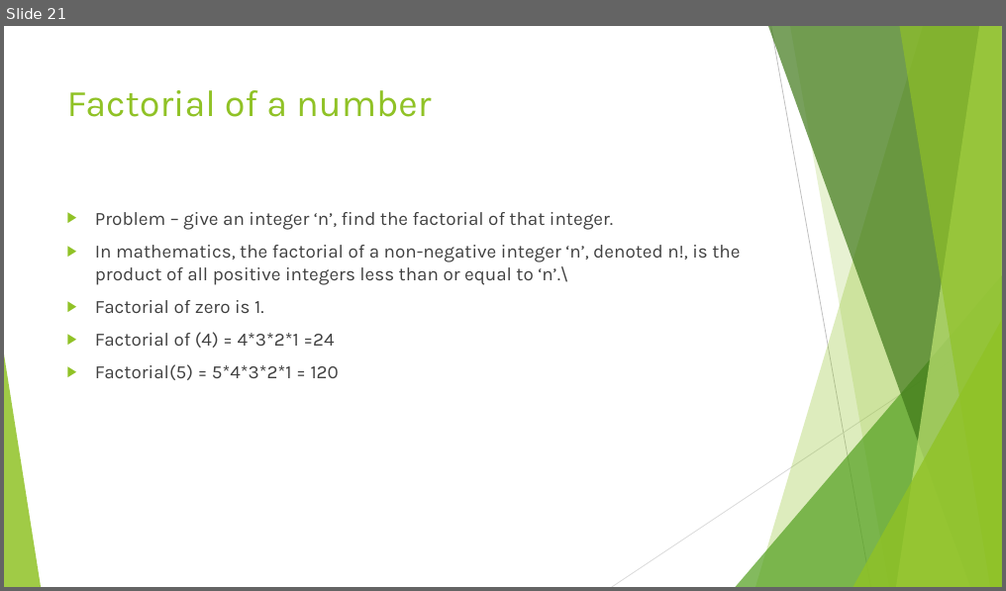
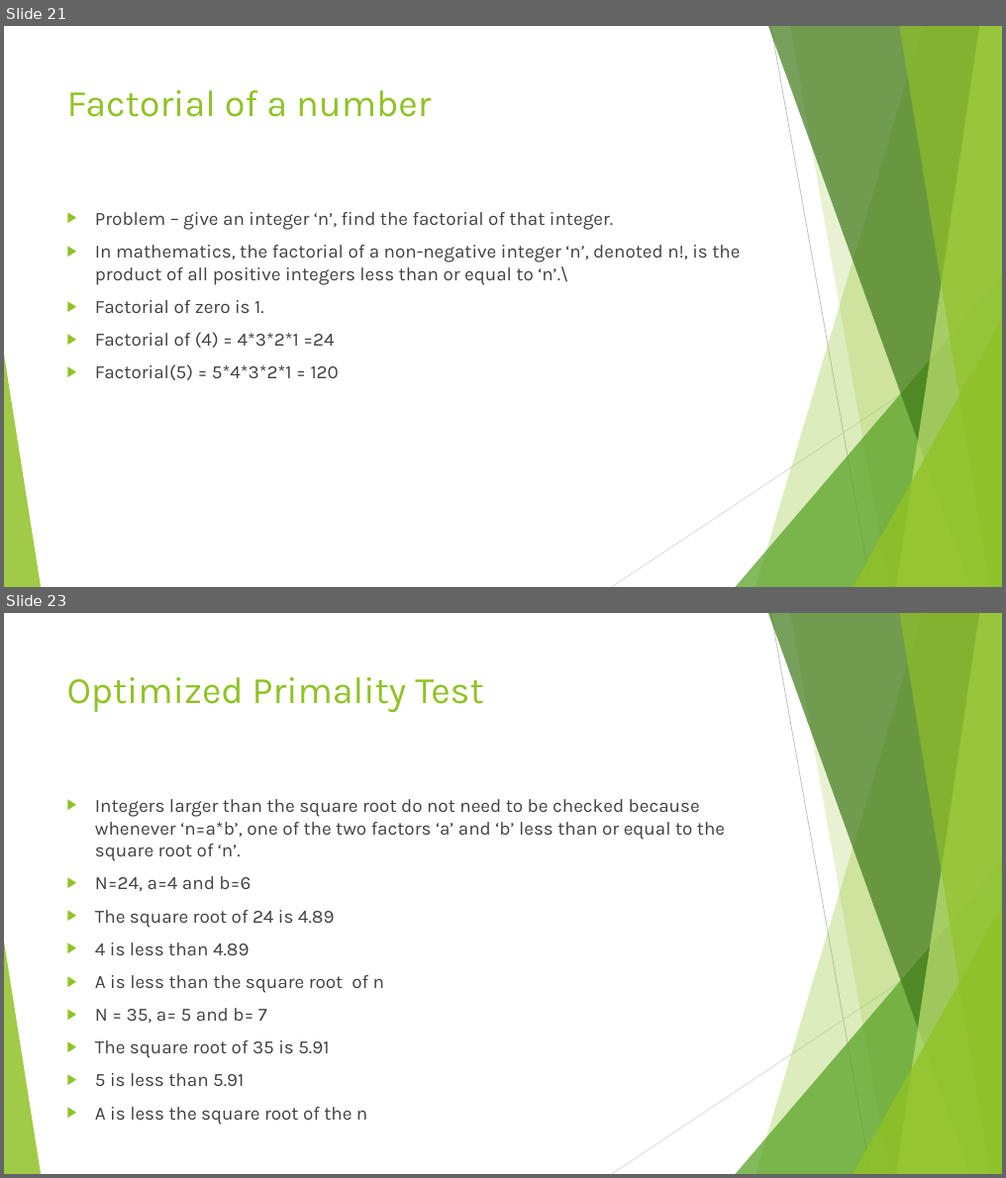
Before and after one commit to divyaparyani67/DSA, a slide deck: DSA- Learning.pptx. Shown one above the other, each under a label of ours: slide 21 before the commit, slides 21 and 23 after it; the slides between them are not shown. The pictures are 1006x591 and 1006x1178 pixels, drawn with LibreOffice and Linux fonts; fonts in the diff are those of the drawing. Boxes give left, top, right and bottom in pixels: in the first picture for what was removed or moved away, otherwise in the second. Text is boxed around its words. In the diff, an @@ line names an element or a change of style, - is before the commit and + after.

```diff
--- a/DSA- Learning.pptx
+++ b/DSA- Learning.pptx
@@ slide 23 added at [4,613,1002,1174], background #FFFFFF; not listed: 10 template elements that a slide beside it also shows @@
@@ title added at [67,677,484,713], 36 pt, text #90C226 @@
+Optimized Primality Test
@@ text added at [95,799,725,1086], 18 pt, text #404040 @@
+▶ Integers larger than the square root do not need to be checked because whenever ‘n=a*b’, one of the two factors ‘a’ and ‘b’ less than or equal to the square root of ‘n’.
+▶ N=24, a=4 and b=6
+▶ The square root of 24 is 4.89
+▶ 4 is less than 4.89
+▶ A is less than the square root of n
+▶ N = 35, a= 5 and b= 7
+▶ The square root of 35 is 5.91
+▶ 5 is less than 5.91
+▶ A is less the square root of the n
```
Also in this commit, not shown: 1 slide changed, 1 other file.
